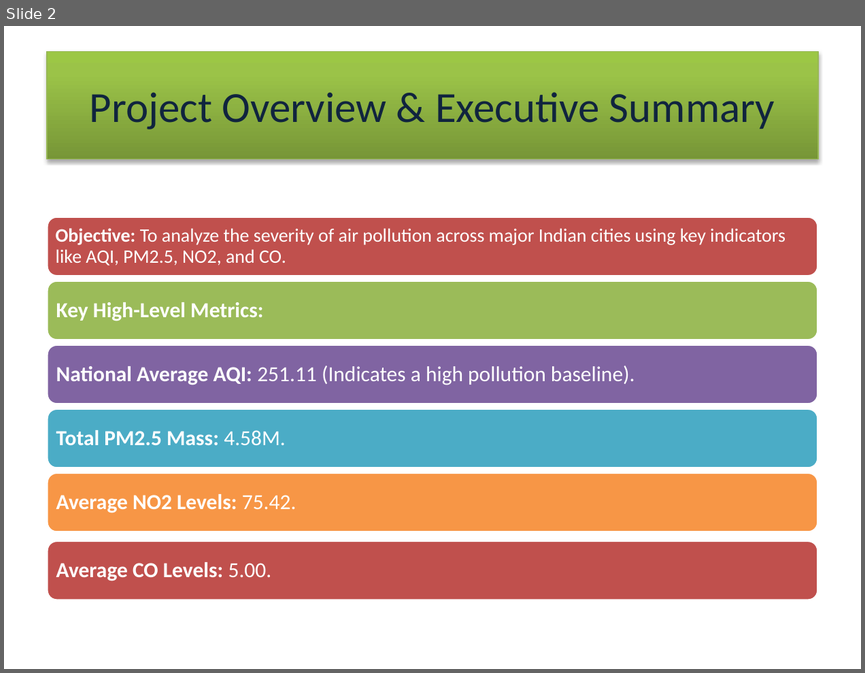
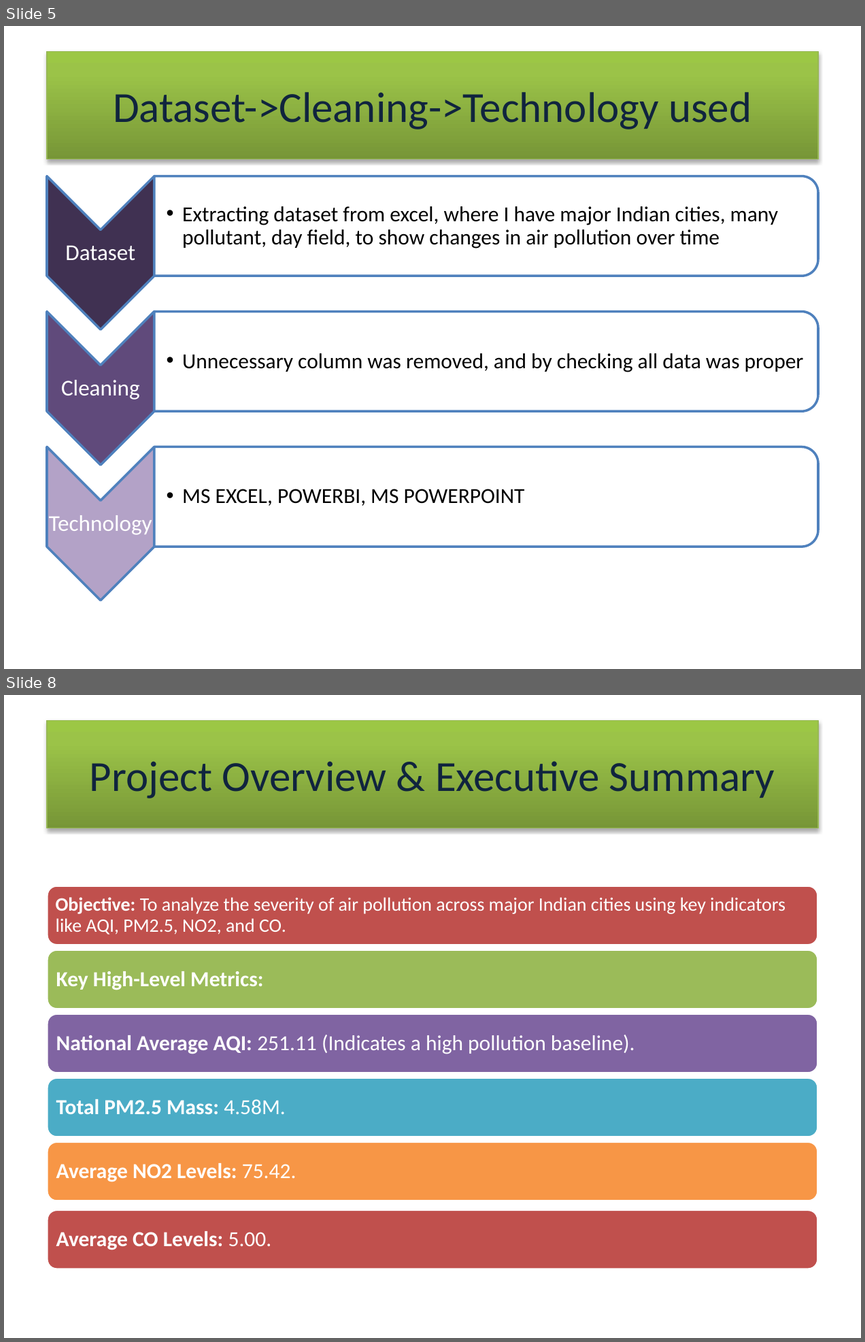
Before and after one commit to lopa3399/IT-anudip, a slide deck: PowerBI/project/The Air We Breathe.pptx. Shown one above the other, each under a label of ours: slide 2 before the commit, slides 5 and 8 after it; the slides between them are not shown. The pictures are 865x673 and 865x1342 pixels, drawn with LibreOffice and Linux fonts; fonts in the diff are those of the drawing. Boxes give left, top, right and bottom in pixels: in the first picture for what was removed or moved away, otherwise in the second. Text is boxed around its words. In the diff, an @@ line names an element or a change of style, - is before the commit and + after.

```diff
--- a/PowerBI/project/The Air We Breathe.pptx
+++ b/PowerBI/project/The Air We Breathe.pptx
@@ slide 5 added at (x1=4, y1=26, x2=861, y2=669), background #FFFFFF @@
@@ title added at (x1=47, y1=52, x2=818, y2=159), fill gradient #779737 to #9BC348 to #9DC746, outline #98B955 0.75 pt, 36 pt, text #0F243E @@
+Dataset->Cleaning->Technology used
@@ group added at (x1=47, y1=176, x2=817, y2=600): 6 texts, 3 chevrons, 3 round same rects @@
+Dataset
+  •• Extracting dataset from excel, where I have major Indian cities, many pollutant, day field, to show changes in air pollution over time
+Cleaning
+  •• Unnecessary column was removed, and by checking all data was proper
+Technology
+  •• MS EXCEL, POWERBI, MS POWERPOINT
@@ what was slide 2 is now slide 8 @@
```
Also in this commit, not shown: 4 slides changed, 10 other slides added, 3 slides removed, 25 other files.
